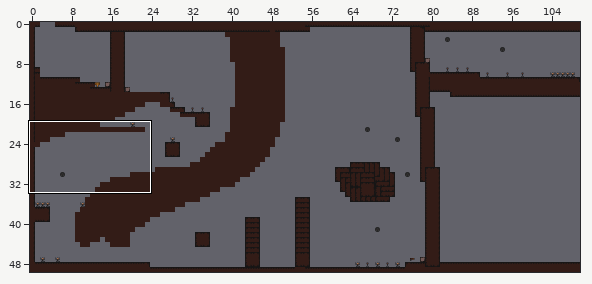
Level history. Tiled map: assets/map_2.tmx. The picture above shows the old version from afar; the outline marks the close-up.
Close-up. Before the commit:
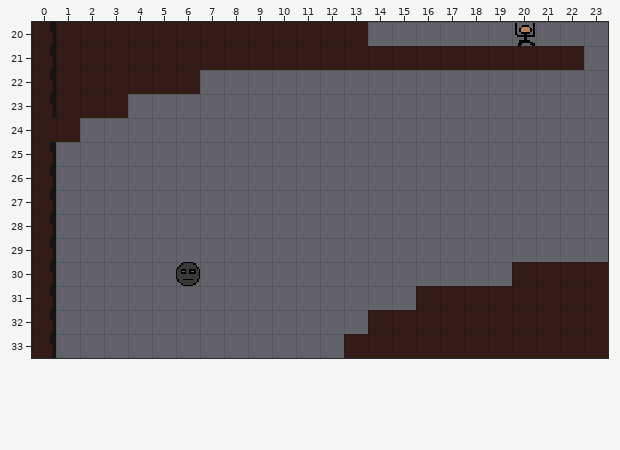
Cells are 16x16 px. Shown: x 0..23, y 20..33. The commit also changed other parts of the map, which this record leaves out.
After:
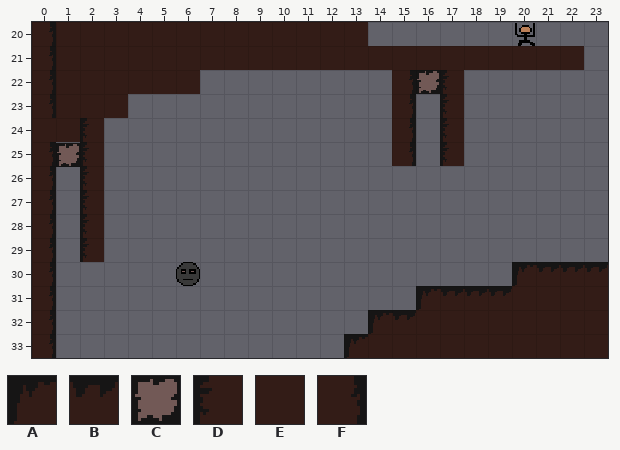
Key: from "tiles": A 34 "Tile", B 35 "Tile", C 39 "Portal", D 44 "Tile", E 45 "Tile", F 46 "Tile".
_ is an empty cell.
Objects are placed by their top-left corner, in cells (3,4 is the top-left corner of cell 3,4); size is 1x1 cell unless given.
The exact change:
Layer "Tile Layer 1":
Tile A replaces tile E in row 30 at x 20; in row 31 at x 16; in row 32 at x 14; in row 33 at x 13.
Tile B replaces tile E in row 30 at x 21 to 23; in row 31 at x 17 to 19; in row 32 at x 15.
Tile D is added in rows 22 to 23 at x 17; in rows 24 to 25 at x 2 and 17; in rows 26 to 29 at x 2.
Tile F is added in rows 22 to 25 at x 15.
Layer "Portals":
A new object: C "Portal" at 16,22.
A new object: C "Portal" at 1,25.
